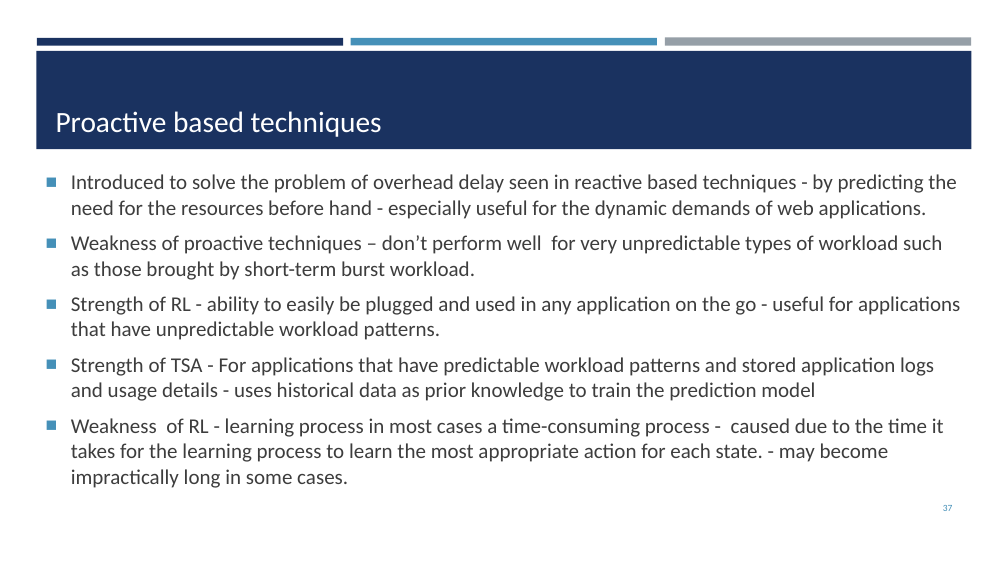
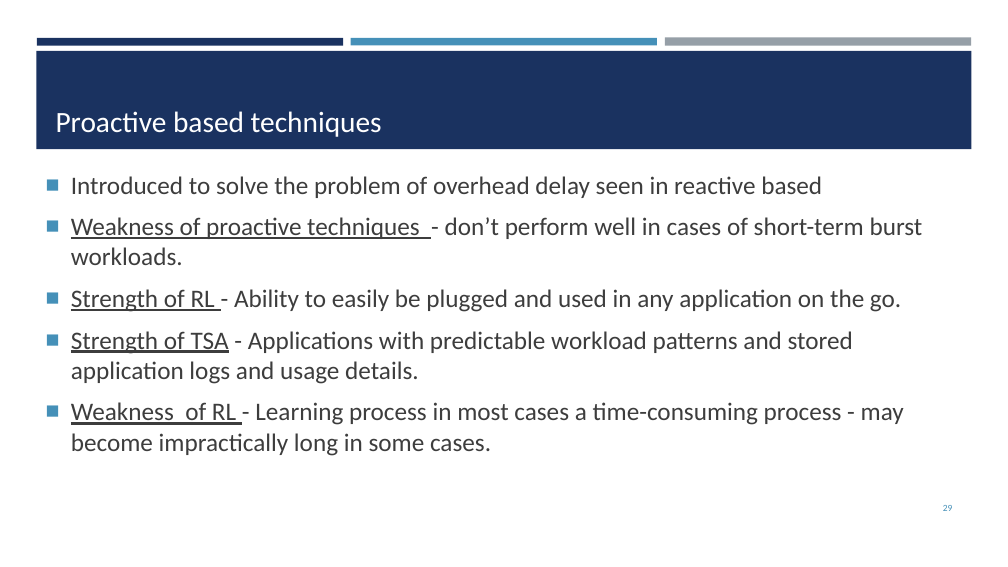
Before and after one commit to Rahma-ra1001782/Rahma-ra1001782-hw, a slide deck: slide 29 of Review/G3-Review Paper & Presentation - Final Version/G3 - Review Paper Presentation.pptx (slide 37 before the commit). Drawn at 1008x567 pixels with LibreOffice and Linux fonts; fonts in the diff are those of the drawing. Boxes give left, top, right and bottom in pixels: in the first picture for what was removed or moved away, otherwise in the second. Text is boxed around its words. In the diff, an @@ line names an element or a change of style, - is before the commit and + after.

```diff
--- a/Review/G3-Review Paper & Presentation - Final Version/G3 - Review Paper Presentation.pptx
+++ b/Review/G3-Review Paper & Presentation - Final Version/G3 - Review Paper Presentation.pptx
@@ text at (71,176,923,456): text changed; size 20 to 24 pt @@
-■ Introduced to solve the problem of overhead delay seen in reactive based techniques - by predicting the need for the resources before hand - especially useful for the dynamic demands of web applications.
-■ Weakness of proactive techniques – don’t perform well for very unpredictable types of workload such as those brought by short-term burst workload.
-■ Strength of RL - ability to easily be plugged and used in any application on the go - useful for applications that have unpredictable workload patterns.
-■ Strength of TSA - For applications that have predictable workload patterns and stored application logs and usage details - uses historical data as prior knowledge to train the prediction model
-■ Weakness of RL - learning process in most cases a time-consuming process - caused due to the time it takes for the learning process to learn the most appropriate action for each state. - may become impractically long in some cases.
+■ Introduced to solve the problem of overhead delay seen in reactive based
+■ Weakness of proactive techniques - don’t perform well in cases of short-term burst workloads.
+■ Strength of RL - Ability to easily be plugged and used in any application on the go.
+■ Strength of TSA - Applications with predictable workload patterns and stored application logs and usage details.
+■ Weakness of RL - Learning process in most cases a time-consuming process - may become impractically long in some cases.
@@ page number at (943,505,953,511): text changed @@
-37
+29
```
Also in this commit, not shown: 15 other slides changed, 1 slide added, 9 slides removed.
